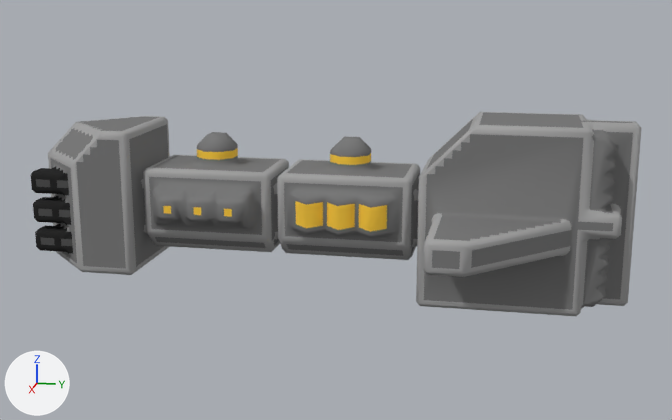
Renders of the OBJ model src/jsMain/resources/meshes/mechyrdia-4-civitas-class.obj from each side of a commit.
Before and after are seen from a camera (50 mm lens) standing at (116.7, 24.9, 39.5) and looking at (0.0, 1.5, 10.3). The lights are fixed; the arrows at lower left show +X, +Y and +Z. Where no turn or scale is listed for an object, it has been applied to the vertices.

The scene before the commit, as lines of its bpy script (objects in view):
```python
me_mechyrdia_4_civitas_class = bpy.data.meshes.new('mechyrdia-4-civitas-class')
me_mechyrdia_4_civitas_class.from_pydata(...)  # 2017 vertices, 3690 faces; spans x -18.5..18.5, y -39.0..39.0, z 0.0..23.0
me_mechyrdia_4_civitas_class.materials.append(mat_mechyrdia_4_civitas_class)
ob_mechyrdia_4_civitas_class = bpy.data.objects.new('mechyrdia-4-civitas-class', me_mechyrdia_4_civitas_class)
ob_mechyrdia_4_civitas_class.location = (0.0, 0.0, 0.0)
```
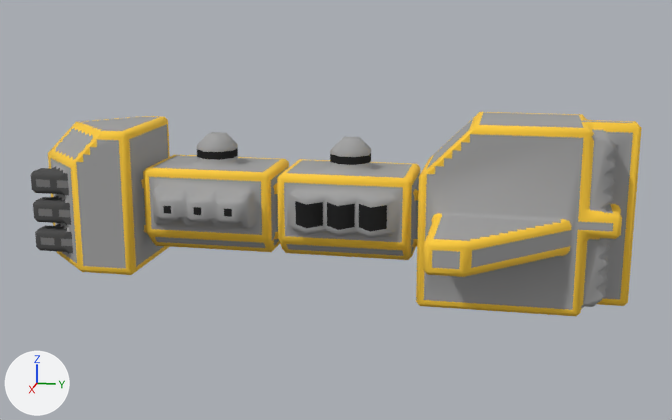
The change, as JSON lines over the scene's bpy script:
```json
{"block": "me_mechyrdia_4_civitas_class", "where": "# used by ob_mechyrdia_4_civitas_class; location = (0.0, 0.0, 0.0)"}
{"op": "remove", "block": "me_mechyrdia_4_civitas_class", "code": "me_mechyrdia_4_civitas_class.from_pydata(...)  # 2017 vertices, 3690 faces; spans x -18.5..18.5, y -39.0..39.0, z 0.0..23.0"}
{"op": "add", "block": "me_mechyrdia_4_civitas_class", "code": "me_mechyrdia_4_civitas_class.from_pydata(...)  # 2015 vertices, 3694 faces; spans x -18.5..18.5, y -39.0..39.0, z 0.0..23.0"}
{"block": "me_mechyrdia_4_civitas_class", "change": "me_mechyrdia_4_civitas_class part 1: 2 vertices moved from x -4.0..4.0, y -35.3, z 7.2..11.7 to x -3.7..3.7, y -35.5, z 7.2..11.7; 17 vertices removed from x -6.0..6.7, y -35.5..-28.5, z 2.0..21.0; 10 vertices added at x -5.0..5.0, y -38.0..-30.3, z 2.5..20.2"}
{"block": "me_mechyrdia_4_civitas_class", "change": "me_mechyrdia_4_civitas_class part 2: 1 vertex removed from x 16.5, y 21.5, z 11.5; 2 vertices added at x 6.5..12.5, y 15.5..25.5, z 11.5..18.5"}
{"block": "me_mechyrdia_4_civitas_class", "change": "me_mechyrdia_4_civitas_class part 3: 1 vertex removed from x 8.0, y 4.0, z 9.5"}
{"block": "me_mechyrdia_4_civitas_class", "change": "me_mechyrdia_4_civitas_class part 4: 1 vertex added at x 1.0, y -13.0, z 19.5"}
{"block": "me_mechyrdia_4_civitas_class", "change": "me_mechyrdia_4_civitas_class part 5: 3263 kept faces spanning x -18.5..18.5, y -39.0..39.0, z 0.0..23.0 get new texture (UV) coordinates"}
```

Location of each change, (x1, y1, x2, y2) in pixels of the pictures (672 x 420 px; the box of a moved part takes in the faces that stretch with it):
```json
{"part": 1, "of": "me_mechyrdia_4_civitas_class", "change": "moved or reshaped", "before": [57, 133, 92, 265], "after": [53, 131, 101, 268]}
{"part": 2, "of": "me_mechyrdia_4_civitas_class", "change": "moved or reshaped", "before": [465, 221, 571, 247], "after": [429, 126, 571, 247]}
{"part": 3, "of": "me_mechyrdia_4_civitas_class", "change": "deleted", "before": [338, 231, 357, 237]}
{"part": 4, "of": "me_mechyrdia_4_civitas_class", "change": "added", "after": [219, 136, 233, 148]}
{"part": 5, "of": "me_mechyrdia_4_civitas_class", "change": "surface changed", "before": [31, 112, 642, 316], "after": [31, 112, 642, 316]}
```
